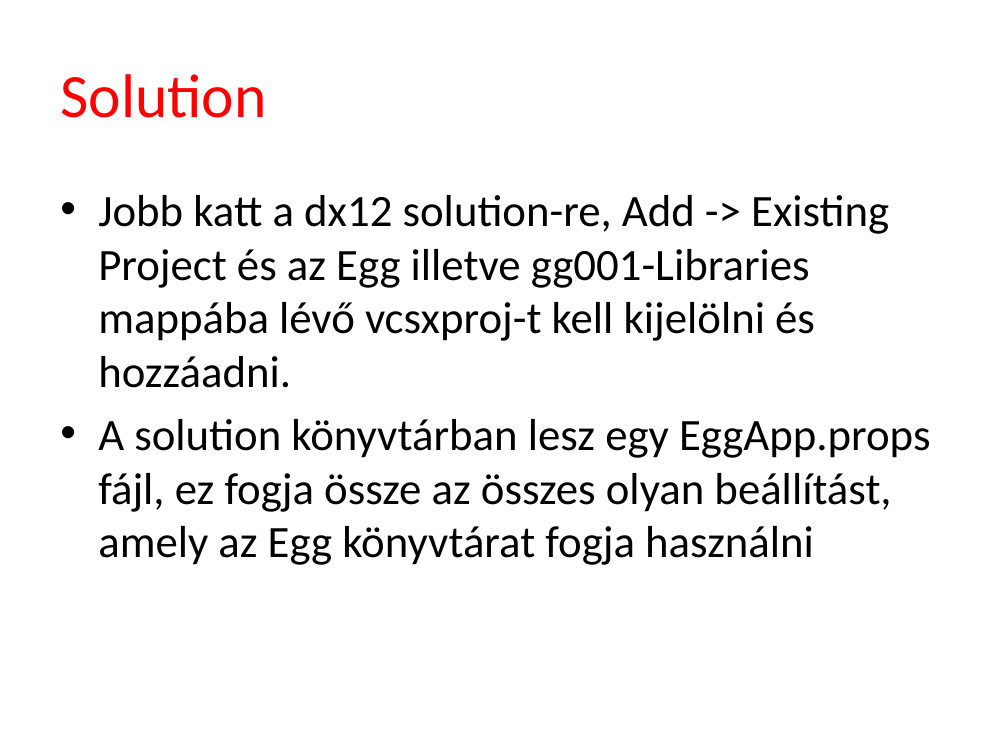
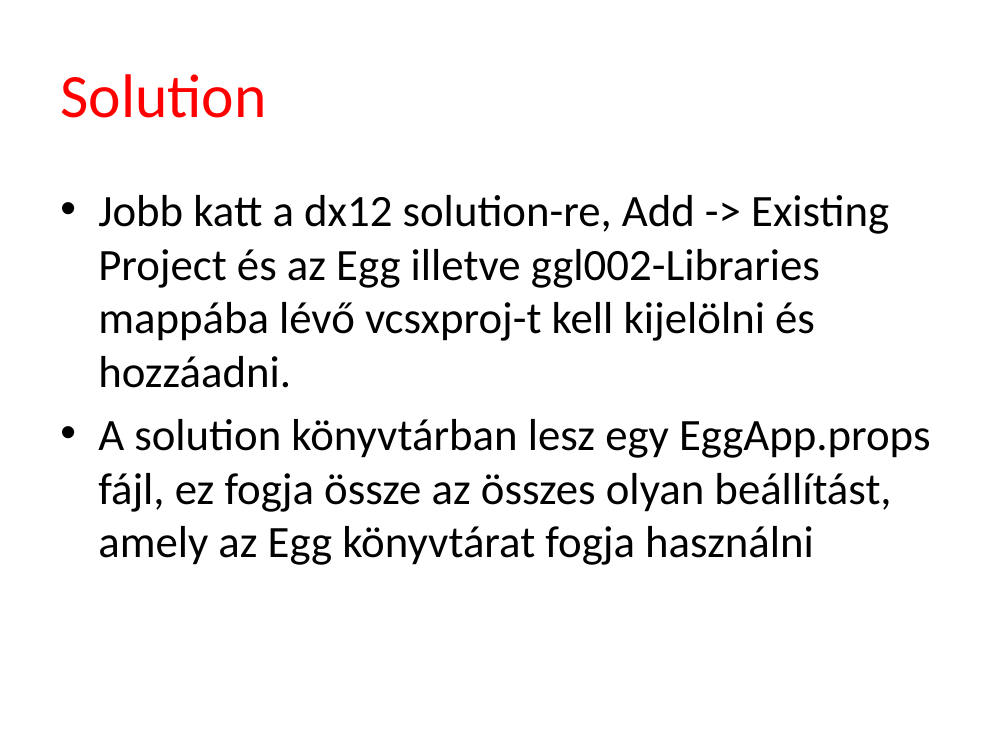
Before and after one commit to tyekx/dx12, a slide deck: slide 3 of Slides/ggl002-Libraries.pptx. Drawn at 1008x756 pixels with LibreOffice and Linux fonts; fonts in the diff are those of the drawing; background and template pictures are left out. Boxes give left, top, right and bottom in pixels: in the first picture for what was removed or moved away, otherwise in the second. Text is boxed around its words. In the diff, an @@ line names an element or a change of style, - is before the commit and + after.

```diff
--- a/Slides/ggl002-Libraries.pptx
+++ b/Slides/ggl002-Libraries.pptx
@@ text at [98, 195, 889, 388]: text changed @@
-• Jobb katt a dx12 solution-re, Add -> Existing Project és az Egg illetve gg001-Libraries mappába lévő vcsxproj-t kell kijelölni és hozzáadni.
+• Jobb katt a dx12 solution-re, Add -> Existing Project és az Egg illetve ggl002-Libraries mappába lévő vcsxproj-t kell kijelölni és hozzáadni.
```
Also in this commit, not shown: 7 other slides changed, 7 other files.
